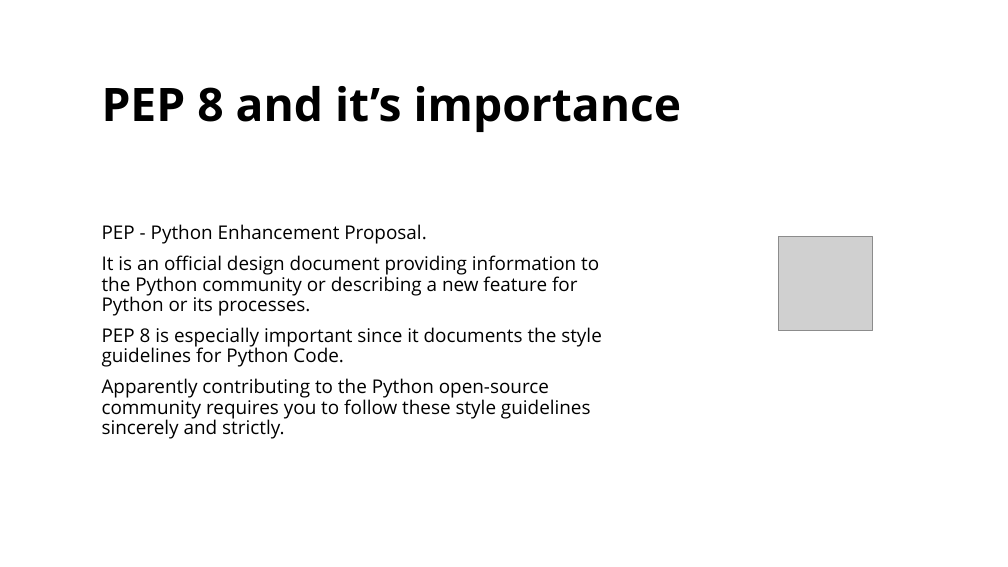
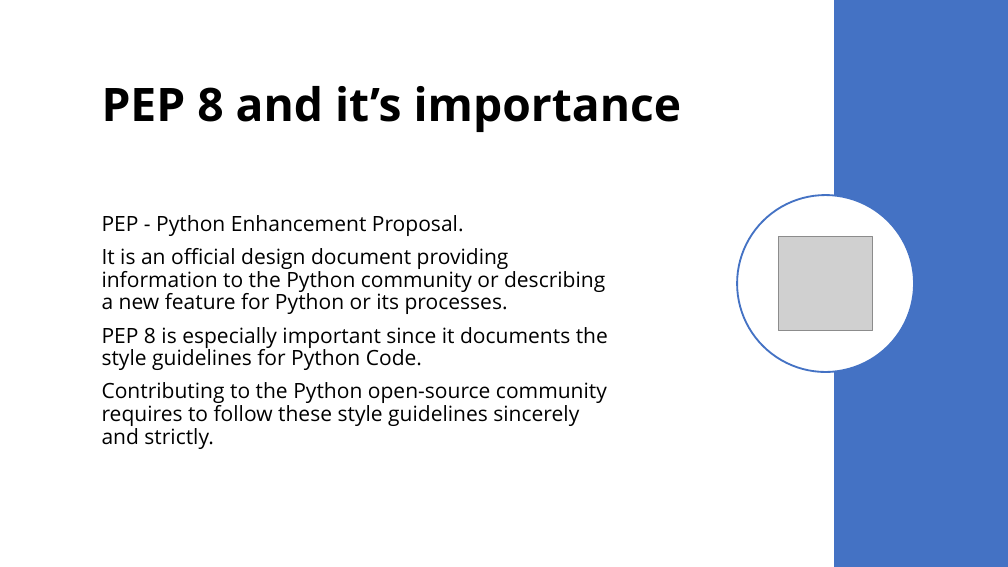
Before and after one commit to saritmaitra/Python-Fundamentals, a slide deck: slide 12 of ppt/Python.pptx (slide 9 before the commit). Drawn at 1008x567 pixels with LibreOffice and Linux fonts; fonts in the diff are those of the drawing; grey boxes stand for pictures. Boxes give left, top, right and bottom in pixels: in the first picture for what was removed or moved away, otherwise in the second. Text is boxed around its words. In the diff, an @@ line names an element or a change of style, - is before the commit and + after.

```diff
--- a/ppt/Python.pptx
+++ b/ppt/Python.pptx
@@ rectangle added at <box>834,0,1008,567</box>, fill #4472C4 @@
@@ ellipse added at <box>737,195,914,372</box>, fill #FFFFFF, outline #4472C4 1.75 pt @@
@@ text at <box>102,215,608,370</box>: size 18 to 20 pt in "PEP - Python Enhancement Proposal.", "It is an official design document providing ...", "PEP 8 is especially important since it ..." @@
@@ text at <box>102,382,607,449</box>: text changed; size 18 to 20 pt @@
-Apparently contributing to the Python open-source community requires you to follow these style guidelines sincerely and strictly.
+Contributing to the Python open-source community requires to follow these style guidelines sincerely and strictly.
```
Also in this commit, not shown: 3 other slides changed, 4 slides added, 1 slide removed.
